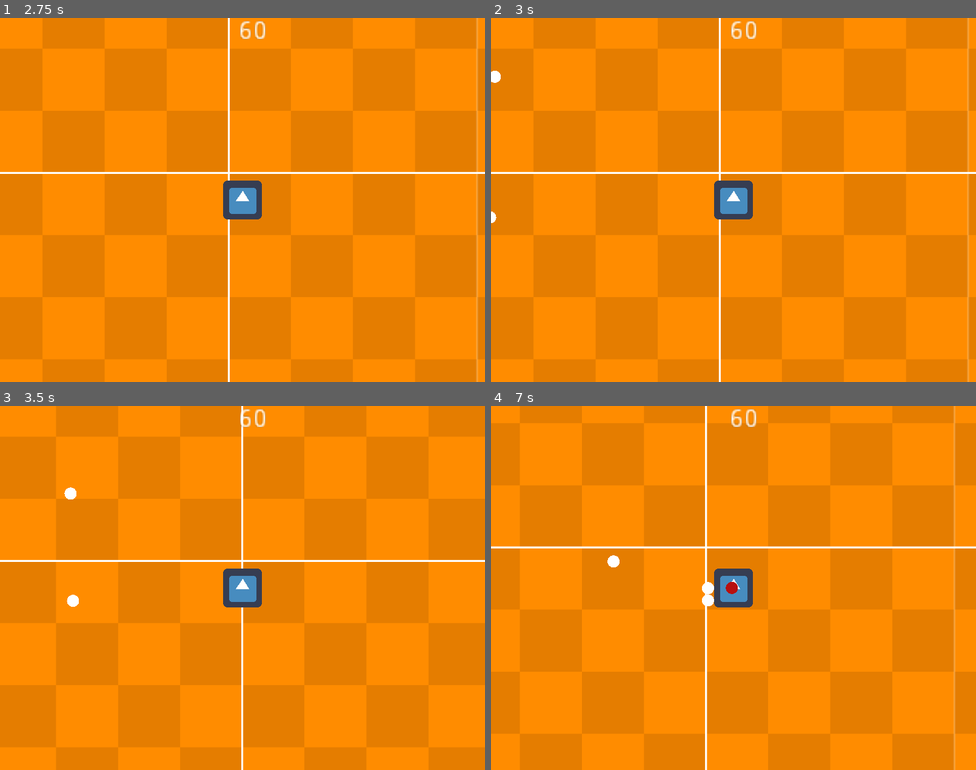
Above: before the commit, frames 1-4 (two rows, left to right).
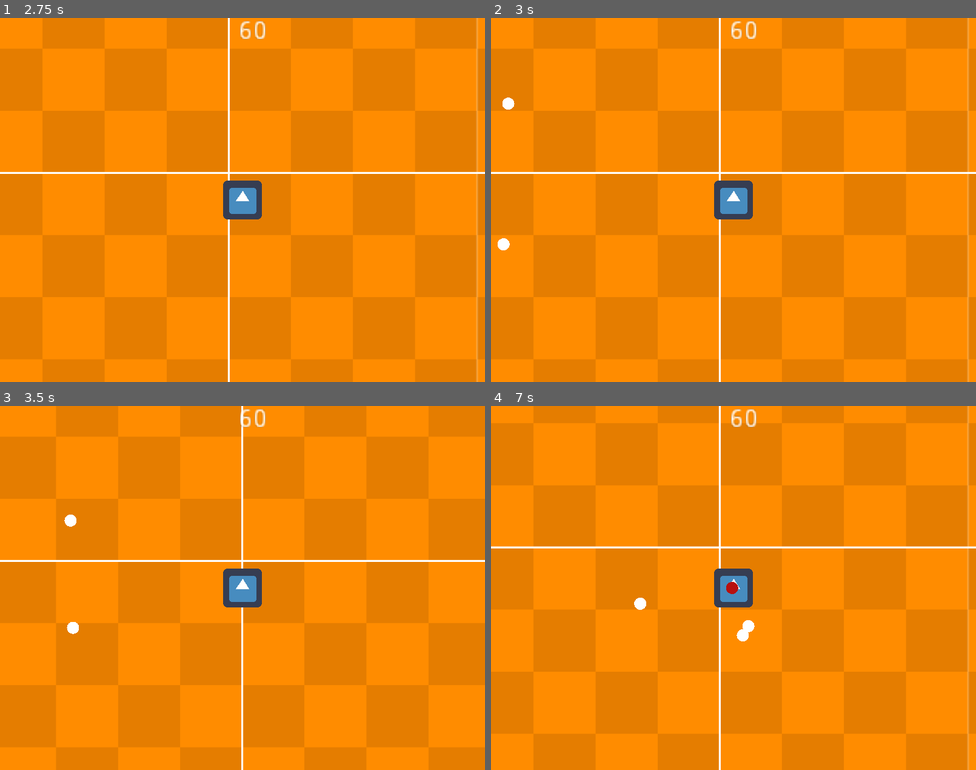
Above: after the commit, the same moments.

Repository: GPA035/PixelDungeon
Game: Godot game, scene res://Scenes/World.tscn
The game is run twice, just before and just after one commit, with the same random seed, the same clock (stepped at 60 frames per second) and the same inputs. The engine's default icon, where the game draws it, is replaced by a stand-in: a white triangle on a blue panel in a dark square.
Inputs (mouse positions are in pixels of both pictures, inside the frame that each line leads up to):
- Up to frame 1 (2.75 s): tap Enter at 0.5 s; move the mouse to (349, 181) at 0.52 s; tap A (A) at 0.6 s; tap D (D) at 0.8, 1.35 s; move the mouse to (145, 218) at 1.27 s; tap S (S) at 1.55, 2.1 s; tap Space at 2 s; move the mouse to (291, 119) at 2.02 s; click (291, 119) at 2.3 s
- Up to frame 2 (3 s): tap Enter at 2.75 s; move the mouse to (709, 272) at 2.77 s; click (709, 272) at 2.85 s
- Up to frame 3 (3.5 s): tap A (A) at 3.05 s
- Up to frame 4 (7 s): move the mouse to (879, 642) at 3.52 s; tap A (A) at 3.6, 6.05 s; tap D (D) at 3.8, 4.35, 6.8 s; move the mouse to (588, 533) at 4.27 s; tap S (S) at 4.55, 5.85 s; move the mouse to (757, 588) at 5.02 s; tap F (F) at 5.1 s; click (757, 588) at 5.3 s; move the mouse to (660, 497) at 5.77 s; move the mouse to (840, 569) at 6.52 s; tap W (W) at 6.6 s

Frame 1 is identical in both runs. In frame 2, 0.2% of the frame differs, in the area x 0-5%, y 14-64%; in frame 3, 0.3%; in frame 4, 23%, in the area x 6-99%, y 0-100%.

Commit message:
vueta hacia atras momentaneamente

Diff:
--- a/Scrpits/Bala.gd
+++ /dev/null
@@ -1,11 +0,0 @@
-extends KinematicBody2D
-
-
-# Called when the node enters the scene tree for the first time.
-func _ready():
-	get_node("Animacion").play("Disparo") # disparar bala (reproducir animacion)
-
-
-#eliminar bala
-func _on_Animacion_animation_finished(anim_name):
-	queue_free() # eliminar bala
--- a/Scrpits/PJ.gd
+++ b/Scrpits/PJ.gd
@@ -12,7 +12,7 @@
 
 	if Input.is_action_just_pressed("disparar"):
 		var bala = preload("res://Scenes/Characters/Bala.tscn").instance()
-		get_parent().add_child(bala)
+		add_child(bala)
 
 		bala.position -= get_global_mouse_position()
 
Binary file removed: addons/Sprites/WhatsApp Image 2024-12-14 at 6.18.57 PM.png
Not shown, changed: addons/Sprites/WhatsApp Image 2024-12-14 at 6.18.57 PM.png.import
Binary file removed: addons/Sprites/unnamed.jpg
Not shown, changed: addons/Sprites/unnamed.jpg.import
